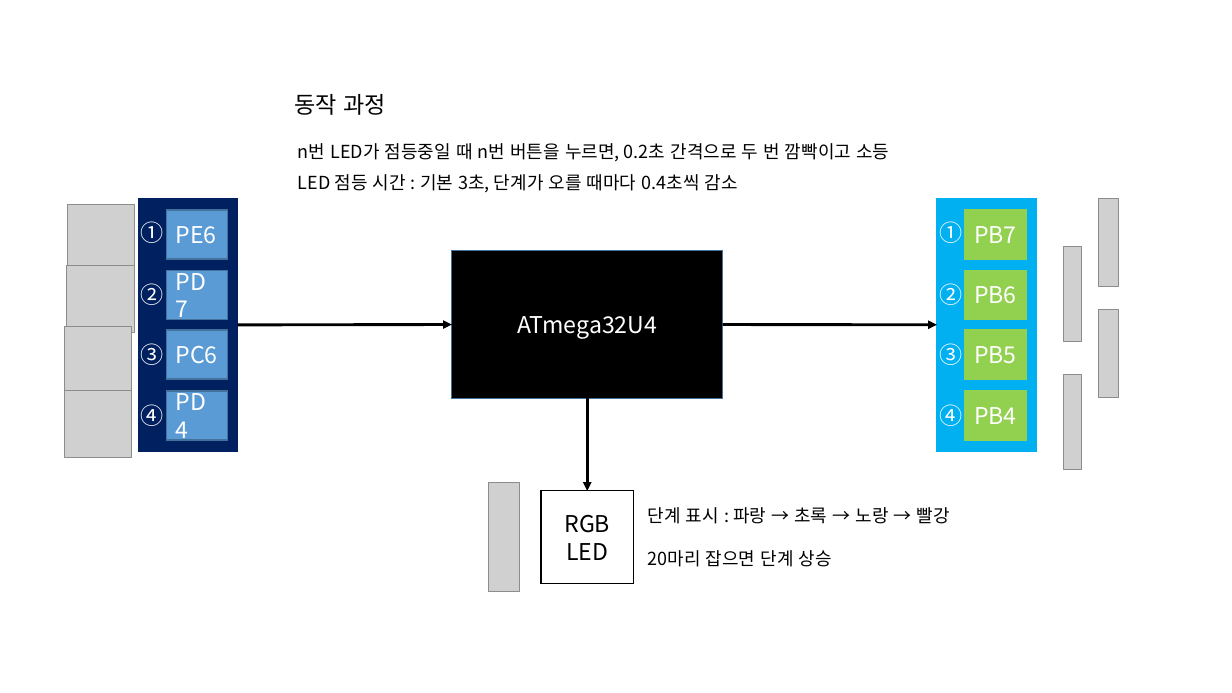
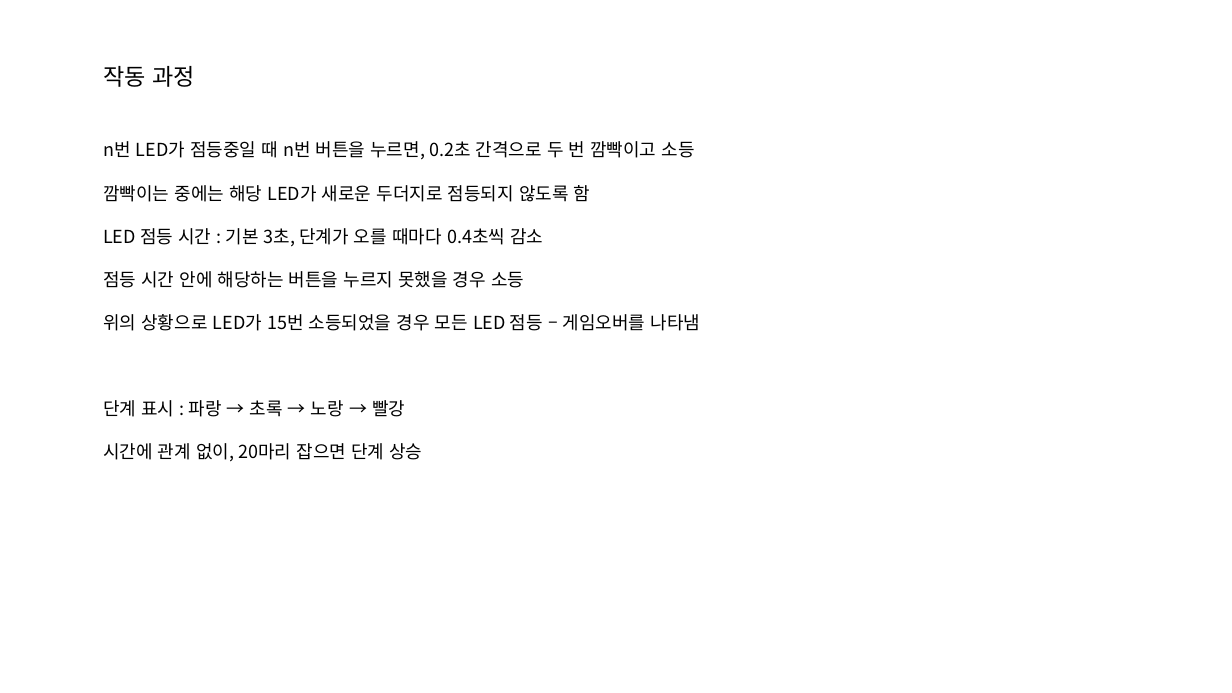
Before and after one commit to MagmaTart/JumpUP-2017-Summer, a slide deck: slide 2 of mole-project/SoominLee_mole-diagram_20170724.pptx (slide 1 before the commit). Drawn at 1232x693 pixels with LibreOffice and Linux fonts; fonts in the diff are those of the drawing; grey boxes stand for pictures. Boxes give left, top, right and bottom in pixels: in the first picture for what was removed or moved away, otherwise in the second. Text is boxed around its words. In the diff, an @@ line names an element or a change of style, - is before the commit and + after.

```diff
--- a/mole-project/SoominLee_mole-diagram_20170724.pptx
+++ b/mole-project/SoominLee_mole-diagram_20170724.pptx
@@ text at [103, 66, 195, 87]: text changed @@
-동작 과정
+작동 과정
@@ text added at [103, 141, 701, 462], 14 pt, text #000000 @@
+n번 LED가 점등중일 때 n번 버튼을 누르면, 0.2초 간격으로 두 번 깜빡이고 소등
+깜빡이는 중에는 해당 LED가 새로운 두더지로 점등되지 않도록 함
+LED 점등 시간 : 기본 3초, 단계가 오를 때마다 0.4초씩 감소
+점등 시간 안에 해당하는 버튼을 누르지 못했을 경우 소등
+위의 상황으로 LED가 15번 소등되었을 경우 모든 LED 점등 – 게임오버를 나타냄
+단계 표시 : 파랑 → 초록 → 노랑 → 빨강
+시간에 관계 없이, 20마리 잡으면 단계 상승
@@ text removed at [298, 143, 889, 162] @@
-n번 LED가 점등중일 때 n번 버튼을 누르면, 0.2초 간격으로 두 번 깜빡이고 소등
@@ text removed at [298, 174, 738, 193] @@
-LED 점등 시간 : 기본 3초, 단계가 오를 때마다 0.4초씩 감소
@@ picture removed at [67, 204, 134, 272] @@
@@ picture removed at [1099, 199, 1119, 287] @@
@@ picture removed at [67, 265, 134, 333] @@
@@ rectangle removed at [452, 250, 723, 398] @@
-ATmega32U4
@@ picture removed at [1064, 247, 1081, 341] @@
@@ picture removed at [65, 326, 132, 394] @@
@@ arrow removed from (238, 325) to (452, 324) @@
@@ arrow removed from (723, 324) to (937, 325) @@
@@ picture removed at [1099, 310, 1119, 397] @@
@@ picture removed at [1064, 374, 1081, 469] @@
@@ picture removed at [65, 391, 132, 458] @@
@@ group removed at [139, 199, 238, 452]: 5 rectangles, 4 texts @@
-PE6
-PD7
-PC6
-PD4
-①
-②
-③
-④
@@ arrow removed from (588, 398) to (588, 491) @@
@@ group removed at [937, 199, 1037, 452]: 5 rectangles, 4 texts @@
-PB7
-PB6
-PB5
-PB4
-①
-②
-③
-④
@@ picture removed at [489, 482, 520, 592] @@
@@ rectangle removed at [542, 491, 634, 583] @@
-RGB LED
@@ text removed at [648, 507, 950, 567] @@
-단계 표시 : 파랑 → 초록 → 노랑 → 빨강
-20마리 잡으면 단계 상승
```
Also in this commit, not shown: 1 slide added.
